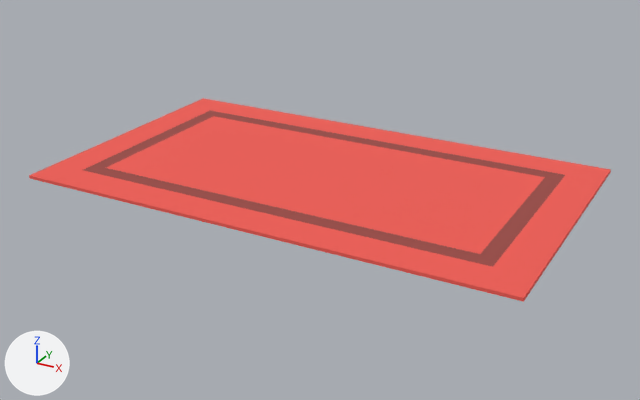
One commit to the glTF model public/models/items/rugRectangle.glb: the scene before it, then after it.
Camera for both pictures: a camera (50 mm lens) standing at (2.61, -4.77, 2.19) and looking at (0.02, -0.07, -0.16). The axes (+X, +Y, +Z) are drawn at lower left. The lights are the same throughout. Where no turn or scale is listed for an object, it has been applied to the vertices. Vertices at the same position are counted once.

Names of what the first picture shows: 'rugRectangle'.
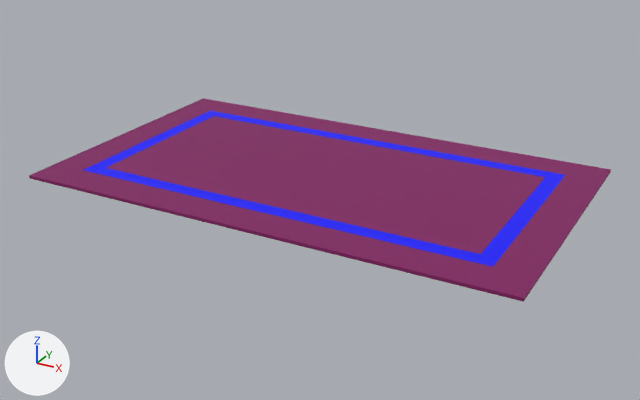
Pixel boxes (x1, y1, x2, y2) of what changed, in the pictures (640 x 400 px):
part 1 of me_rugrectangle_2, recoloured (red to purple)
    both: (29, 98, 611, 302)
part 2 of me_rugrectangle_2, recoloured
    both: (84, 111, 565, 267)

The change, as a list of edits to the scene's bpy script:
```text
Add mat_lambert8:
    mat_lambert8 = principled_material('lambert8')
    mat_lambert8.base_color = (0.0, 0.0, 1.0)  # blue #0000ff
    mat_lambert8.roughness = 0.6
Add mat_lambert7:
    mat_lambert7 = principled_material('lambert7')
    mat_lambert7.base_color = (0.222, 0.0086, 0.12)  # purple #821761
    mat_lambert7.roughness = 0.6
Change me_rugrectangle_2:
    where me_rugrectangle_2.from_pydata(...)  # 16 vertices, 28 faces; spans x -1.65..1.65, y -0.97..0.97, z -0.01..0.01
    used by ob_rugrectangle; location = (0.0, 0.0, 0.0)
    me_rugrectangle_2 part 1: all 20 faces that had it switch from mat_carpet_014 (red #f15d55) to mat_lambert7 (purple #821761)
    me_rugrectangle_2 part 2: all 8 faces that had it switch from mat_carpetdarker_001 (red #9b4b45) to mat_lambert8 (blue #0000ff)
```
